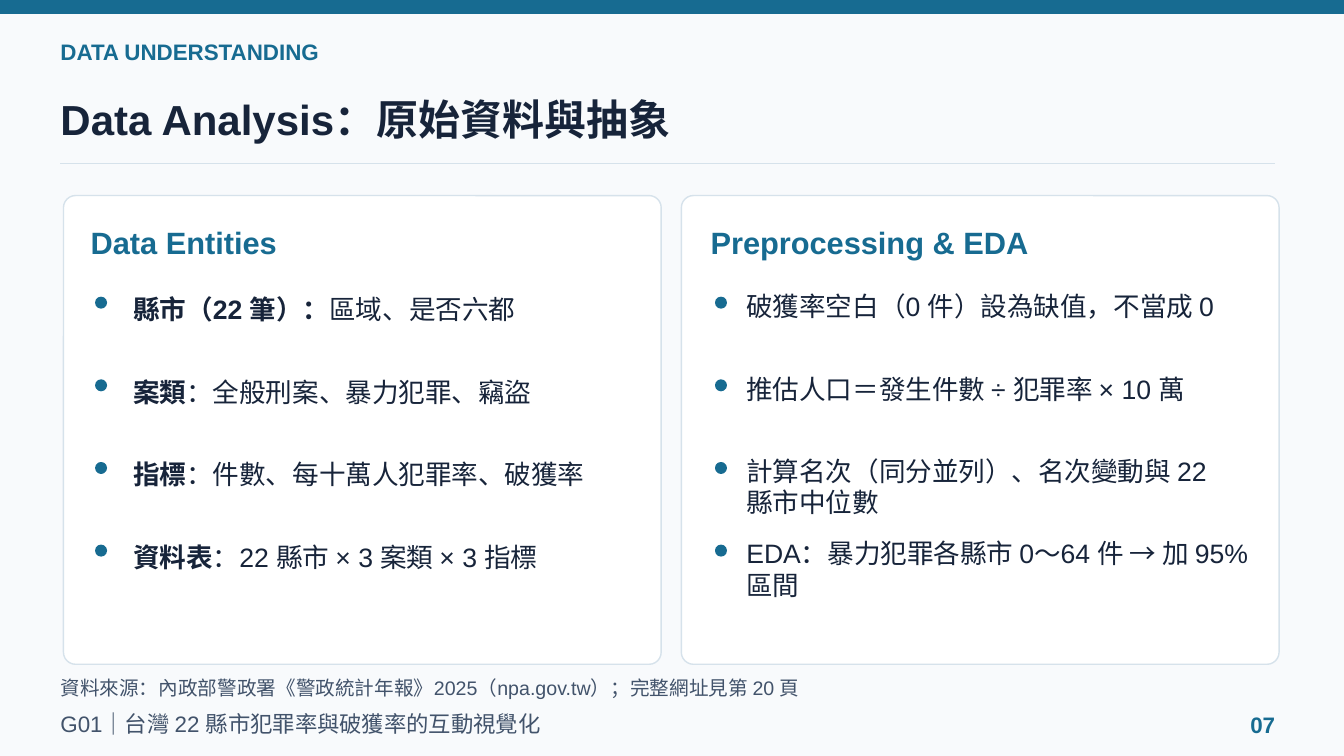
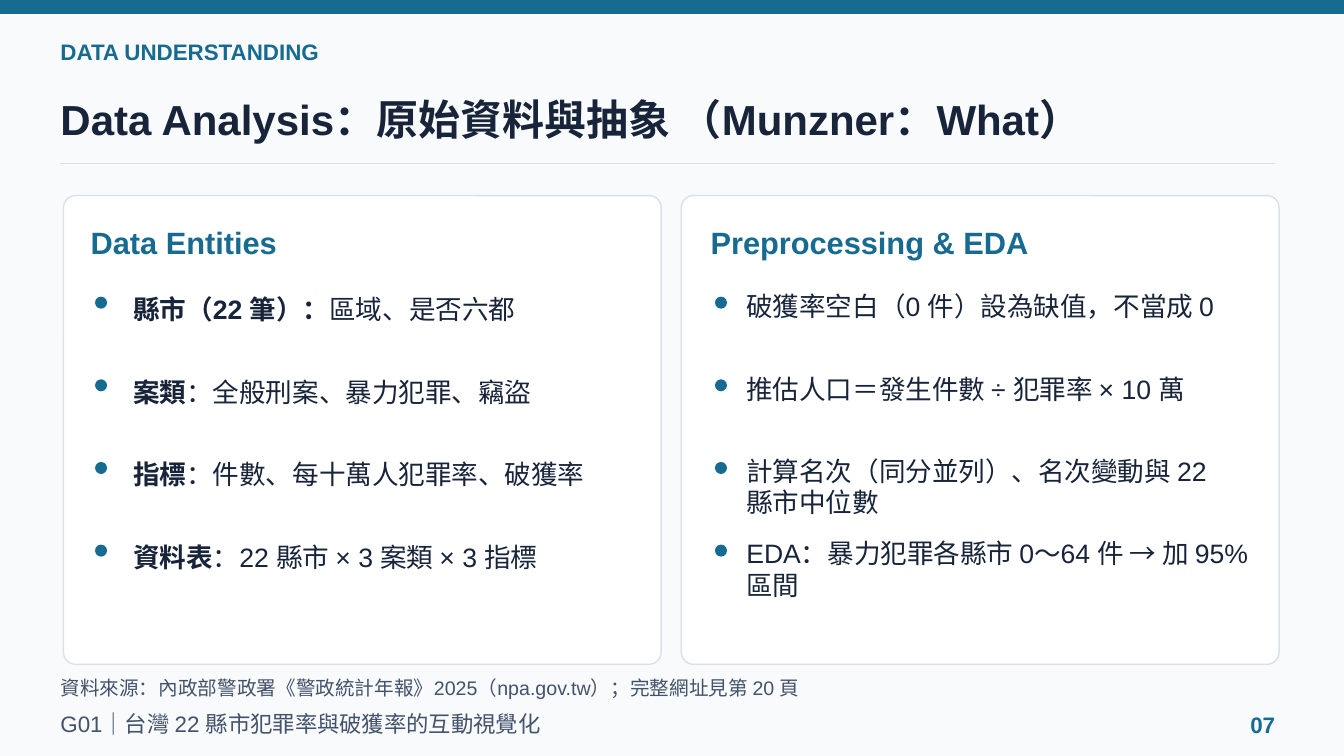
Before and after one commit to powerkaifu/taiwan-crime-rate-vis, a slide deck: slide 7 of docs/VIS_Final_Proposal_G01.pptx. Drawn at 1344x756 pixels with LibreOffice and Linux fonts; fonts in the diff are those of the drawing. Boxes give left, top, right and bottom in pixels: in the first picture for what was removed or moved away, otherwise in the second. Text is boxed around its words. In the diff, an @@ line names an element or a change of style, - is before the commit and + after.

```diff
--- a/docs/VIS_Final_Proposal_G01.pptx
+++ b/docs/VIS_Final_Proposal_G01.pptx
@@ text at [60, 99, 1081, 144]: text changed @@
-Data Analysis：原始資料與抽象
+Data Analysis：原始資料與抽象 （Munzner：What）
```
Also in this commit, not shown: 5 other slides changed, 1 other file.
